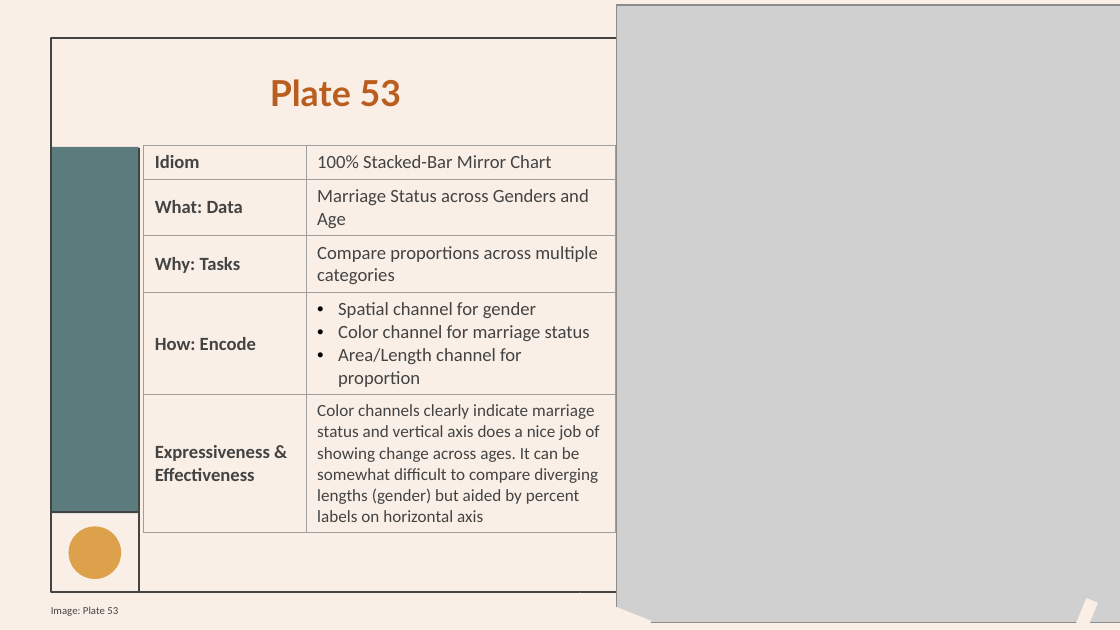
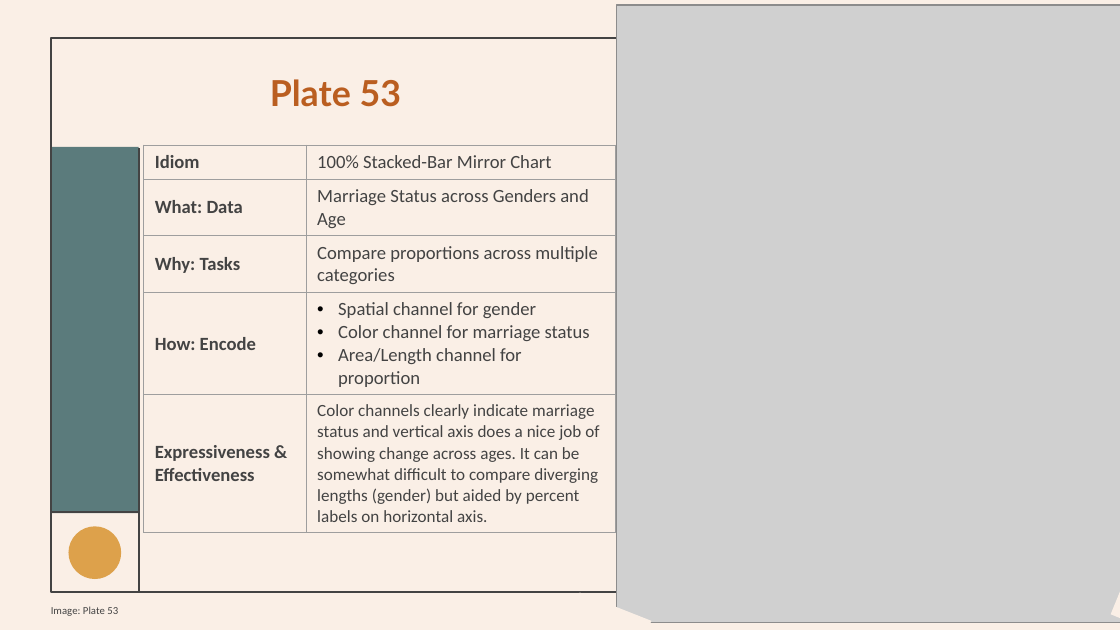
Before and after one commit to gojandrooo/DSE-241-data-viz, a slide deck: slide 6 of exercises/exercise 5/DSE-241 - Exercise 5 - AH.pptx. Drawn at 1120x630 pixels with LibreOffice and Linux fonts; fonts in the diff are those of the drawing; grey boxes stand for pictures; background and template pictures are left out. Boxes give left, top, right and bottom in pixels: in the first picture for what was removed or moved away, otherwise in the second. Text is boxed around its words. In the diff, an @@ line names an element or a change of style, - is before the commit and + after.

```diff
--- a/exercises/exercise 5/DSE-241 - Exercise 5 - AH.pptx
+++ b/exercises/exercise 5/DSE-241 - Exercise 5 - AH.pptx
@@ table at [143,144,615,589] @@
-row 5, column 2: Color channels clearly indicate marriage status and vertical axis does a nice job of showing change across ages. It can be somewhat difficult to compare diverging lengths (gender) but aided by percent labels on horizontal axis
+row 5, column 2: Color channels clearly indicate marriage status and vertical axis does a nice job of showing change across ages. It can be somewhat difficult to compare diverging lengths (gender) but aided by percent labels on horizontal axis.
@@ rectangle: place and size @@
-rectangle at [1076,598,1098,630]
+rectangle at [1110,588,1120,619]
```
Also in this commit, not shown: 3 other slides changed, 1 other file.
